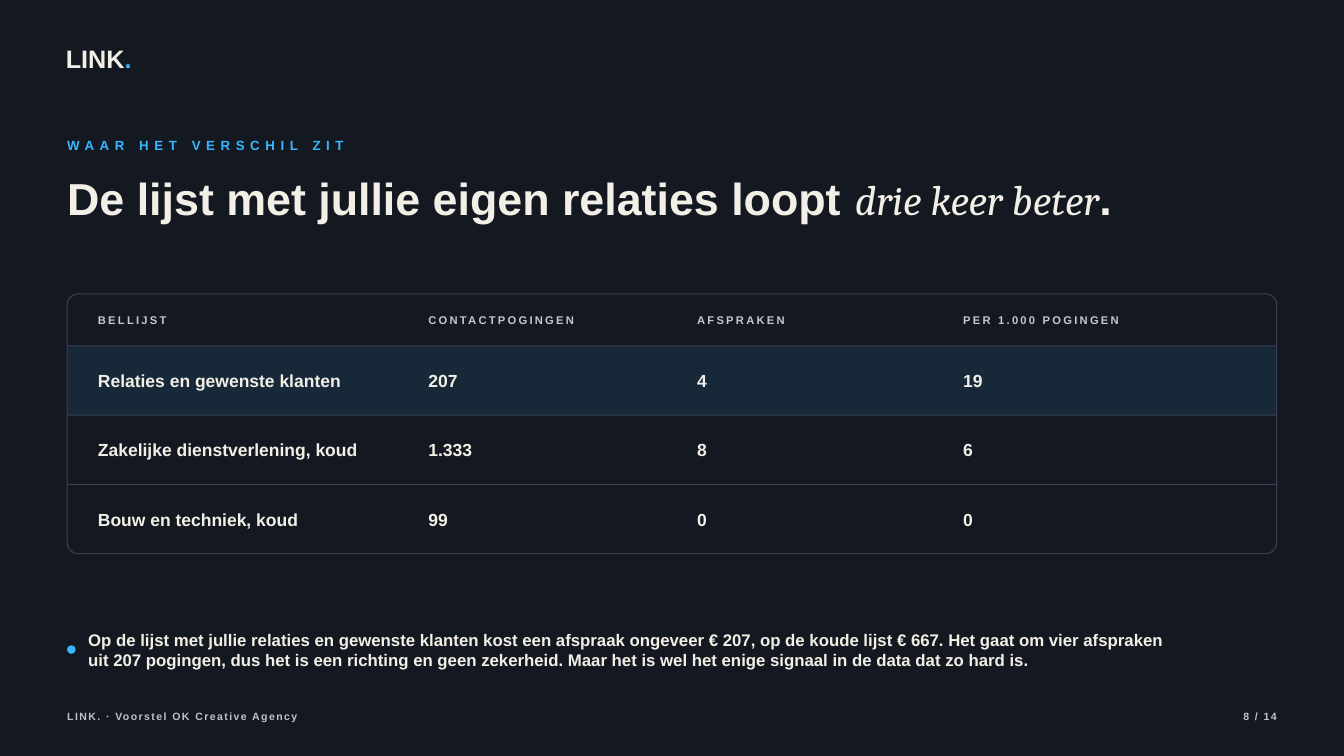
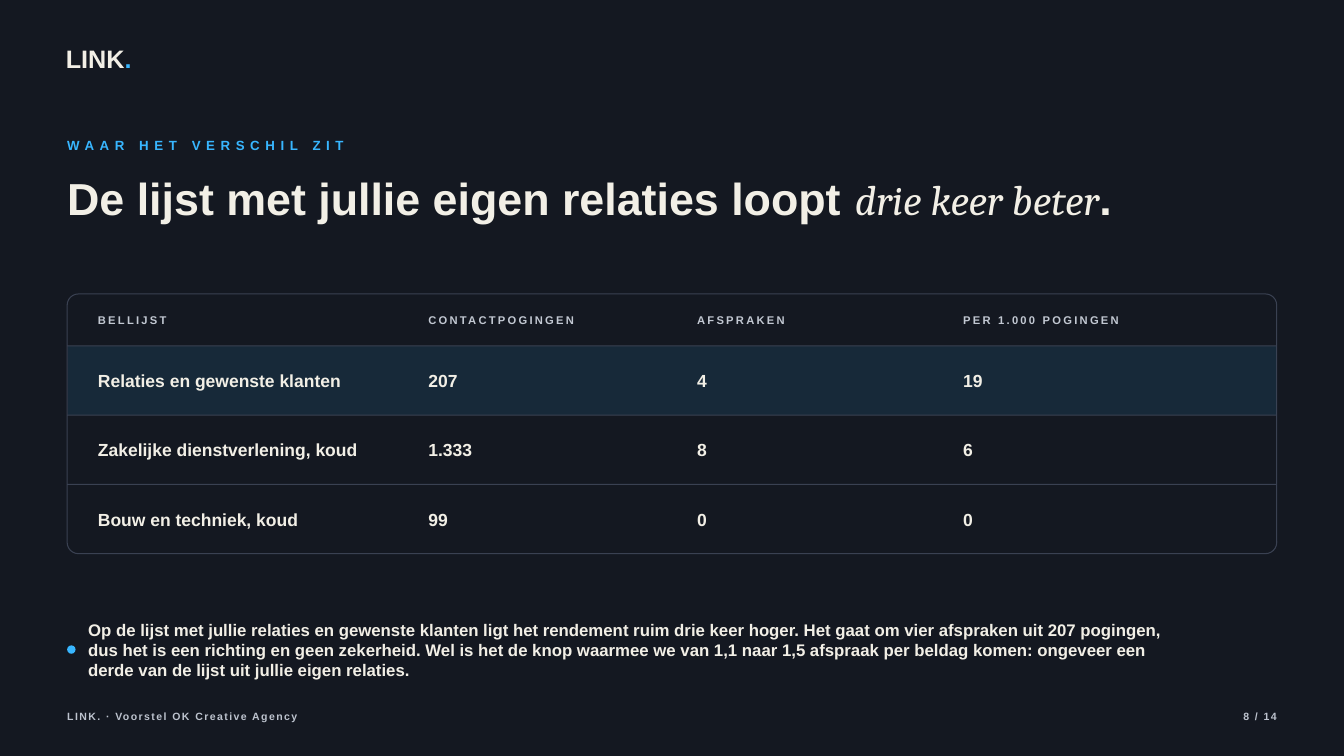
Before and after one commit to hens-lang/Test, a slide deck: slide 8 of output/LINK. voorstel OK Creative Agency.pptx. Drawn at 1344x756 pixels with LibreOffice and Linux fonts; fonts in the diff are those of the drawing. Boxes give left, top, right and bottom in pixels: in the first picture for what was removed or moved away, otherwise in the second. Text is boxed around its words. In the diff, an @@ line names an element or a change of style, - is before the commit and + after.

```diff
--- a/output/LINK. voorstel OK Creative Agency.pptx
+++ b/output/LINK. voorstel OK Creative Agency.pptx
@@ text at <box>88,624,1160,680</box>: text changed @@
-Op de lijst met jullie relaties en gewenste klanten kost een afspraak ongeveer € 207, op de koude lijst € 667. Het gaat om vier afspraken uit 207 pogingen, dus het is een richting en geen zekerheid. Maar het is wel het enige signaal in de data dat zo hard is.
+Op de lijst met jullie relaties en gewenste klanten ligt het rendement ruim drie keer hoger. Het gaat om vier afspraken uit 207 pogingen, dus het is een richting en geen zekerheid. Wel is het de knop waarmee we van 1,1 naar 1,5 afspraak per beldag komen: ongeveer een derde van de lijst uit jullie eigen relaties.
```
Also in this commit, not shown: 5 other slides changed, 10 other files.
